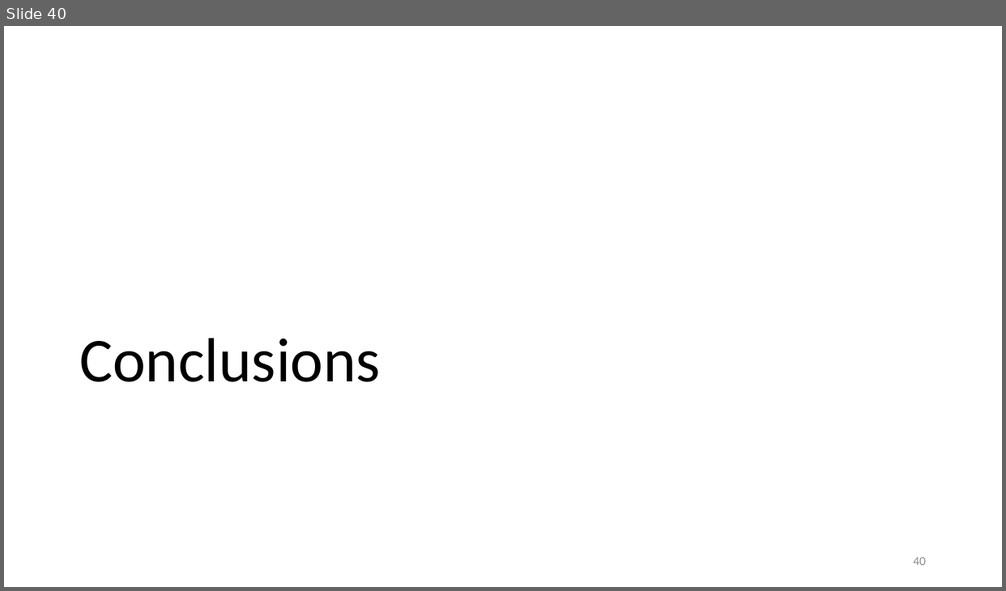
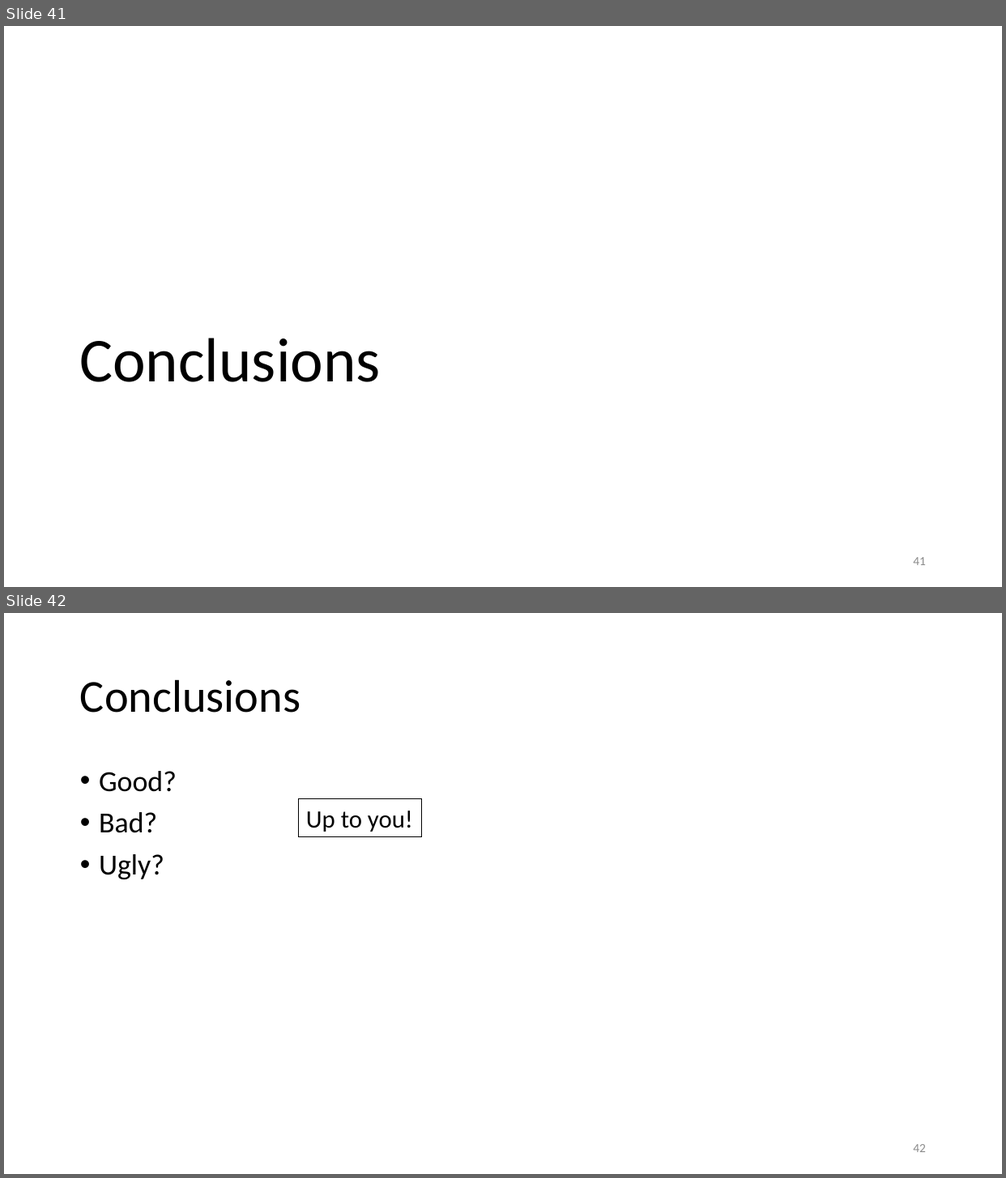
Before and after one commit to gjbex/Julia_good_bad_ugly, a slide deck: Julia,_good_back_ugly.pptx. Shown one above the other, each under a label of ours: slide 40 before the commit, slides 41 and 42 after it. The pictures are 1006x591 and 1006x1178 pixels, drawn with LibreOffice and Linux fonts; fonts in the diff are those of the drawing. Boxes give left, top, right and bottom in pixels: in the first picture for what was removed or moved away, otherwise in the second. Text is boxed around its words. In the diff, an @@ line names an element or a change of style, - is before the commit and + after.

```diff
--- a/Julia,_good_back_ugly.pptx
+++ b/Julia,_good_back_ugly.pptx
@@ slide 42 added at [4, 613, 1002, 1174], background #FFFFFF @@
@@ title added at [80, 679, 300, 713], 44 pt, text #000000 @@
+Conclusions
@@ text added at [99, 771, 177, 879], 28 pt, text #000000 @@
+• Good?
+• Bad?
+• Ugly?
@@ rectangle added at [299, 799, 422, 837], outline #000000 0.75 pt, 24 pt, text #000000 @@
+Up to you!
@@ page number added at [913, 1144, 926, 1152], 12 pt, text #8C8C8C @@
+42
@@ what was slide 40 is now slide 41 @@
@@ page number at [913, 557, 926, 565]: text changed @@
-40
+41
```
Also in this commit, not shown: 2 slides changed, 3 other slides added, 2 slides removed.
